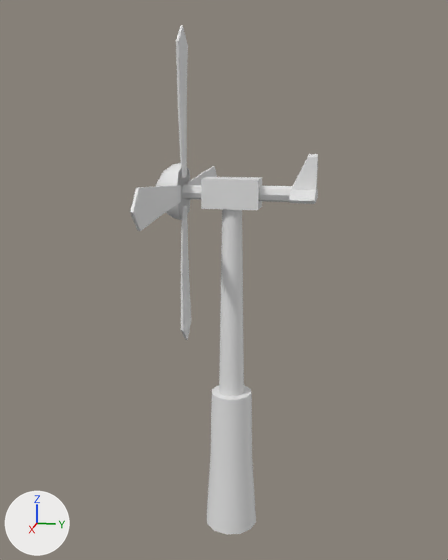
The FBX model ExperienciaXR/Assets/Mesh/Greybox__Fans.fbx as it was, and as the next commit left it.
One viewpoint serves both versions: a camera (50 mm lens) standing at (17.25, 3.21, 12.16) and looking at (-0.05, -0.25, 7.84). Every picture has the same lights, and +X, +Y and +Z are marked at lower left. The picture after the commit comes second. Where no turn or scale is listed for an object, it has been applied to the vertices.

The older version as bpy lines, for what is in view:
```python
mat_mainmaterial = principled_material('MainMaterial')
mat_mainmaterial.base_color = (0.8, 0.8, 0.8)  # white #e7e7e7
me_cube_012 = bpy.data.meshes.new('Cube.012')
me_cube_012.from_pydata(...)  # 93 vertices, 85 faces; spans x -0.78..0.84, y -0.81..0.81, z 0.0..10.79
me_cube_012.materials.append(mat_mainmaterial)  # white #e7e7e7
me_sphere = bpy.data.meshes.new('Sphere')
me_sphere.from_pydata(...)  # 165 vertices, 146 faces; spans x -4.44..4.44, y -2.22..2.34, z -4.44..4.44
me_sphere.materials.append(mat_mainmaterial)  # white #e7e7e7
ob_fananimation = bpy.data.objects.new('FanAnimation', me_sphere)
ob_fananimation.location = (0.0, 0.0, 10.37)
ob_fanbase = bpy.data.objects.new('Fanbase', me_cube_012)
ob_fanbase.location = (0.0, 0.0, 0.0)
```
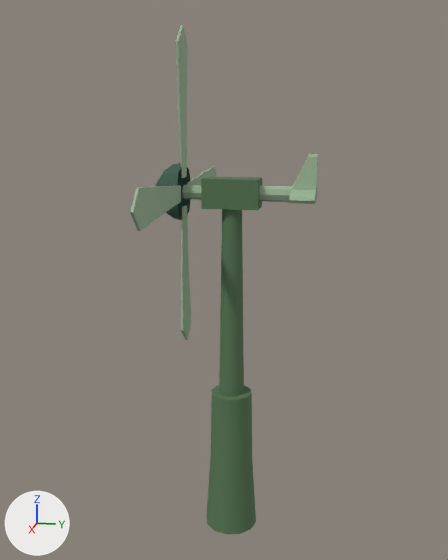
What differs and where, as boxes [x1, y1, x2, y2] in the pictures (448 x 560 px):
'Fanbase', surface changed (white to green)
    both: [201, 177, 262, 534]
'FanAnimation', surface changed
    both: [130, 26, 318, 340]

The change, as a diff of the scene's bpy script:
```diff
--- a/ExperienciaXR/Assets/Mesh/Greybox__Fans.fbx.py
+++ b/ExperienciaXR/Assets/Mesh/Greybox__Fans.fbx.py
@@ img_paleta_copia_jpg @@
+img_paleta_copia_jpg = load_image('Paleta copia.jpg', '../Textures/Paleta copia.jpg', 1024, 1024, 'sRGB')
@@ mat_mainmaterial @@
 mat_mainmaterial = principled_material('MainMaterial')
-mat_mainmaterial.base_color = (0.8, 0.8, 0.8)  # white #e7e7e7
+mat_mainmaterial.texture = img_paleta_copia_jpg
+mat_mainmaterial.roughness = 1.0
@@ me_sphere @@
 me_sphere.from_pydata(...)  # 165 vertices, 146 faces; spans x -4.44..4.44, y -2.22..2.34, z -4.44..4.44
 # used by ob_fananimation; location = (0.0, 0.0, 10.37)
+# me_sphere part 2: texture (UV) coordinates of 146 of 146 faces, centred in x -4.21..4.21, y -2.18..2.34, z -4.21..4.21, changed; they spanned u 0.0..1.0, v 0.0..1.0 and now span u 0.06..0.43, v 0.14..0.63
 me_sphere.materials.append(mat_mainmaterial)
@@ me_cube_012 @@
 me_cube_012.from_pydata(...)  # 93 vertices, 85 faces; spans x -0.78..0.84, y -0.81..0.81, z 0.0..10.79
 # used by ob_fanbase; location = (0.0, 0.0, 0.0)
+# me_cube_012 part 1: texture (UV) coordinates of 85 of 85 faces, centred in x -0.66..0.71, y -0.79..0.79, z 0.0..10.79, changed; they spanned u 0.0..1.0, v 0.01..1.0 and now span u 0.15..0.15, v 0.14..0.14
 me_cube_012.materials.append(mat_mainmaterial)
```
